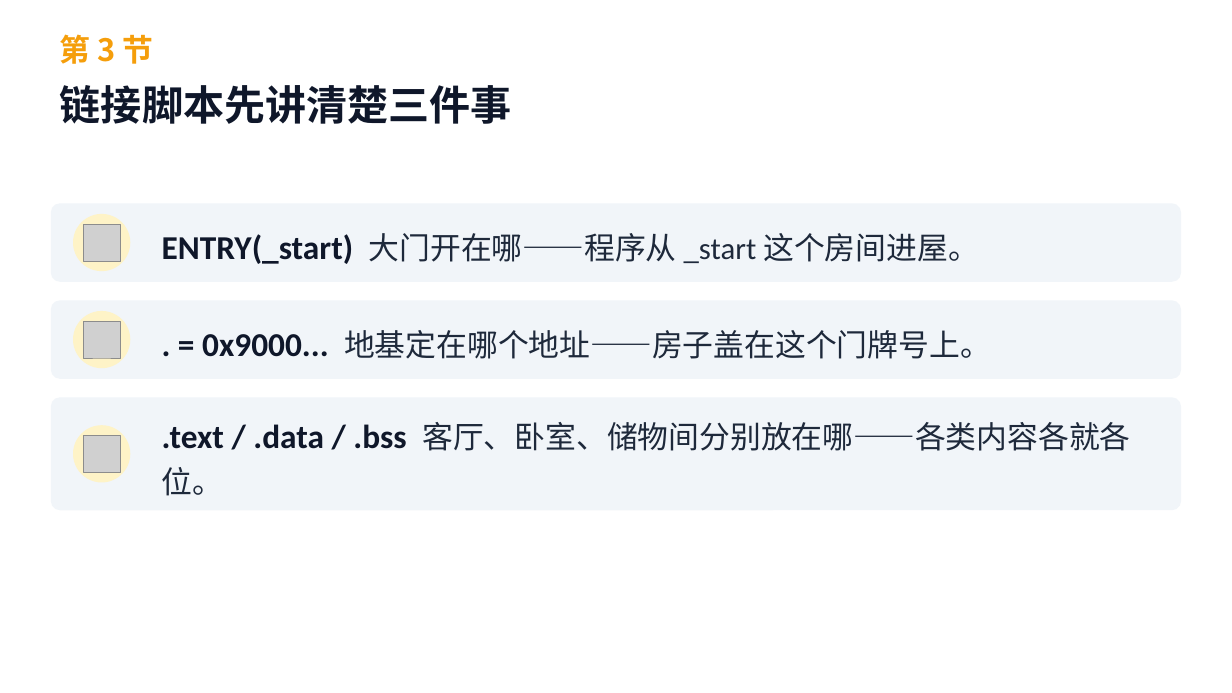
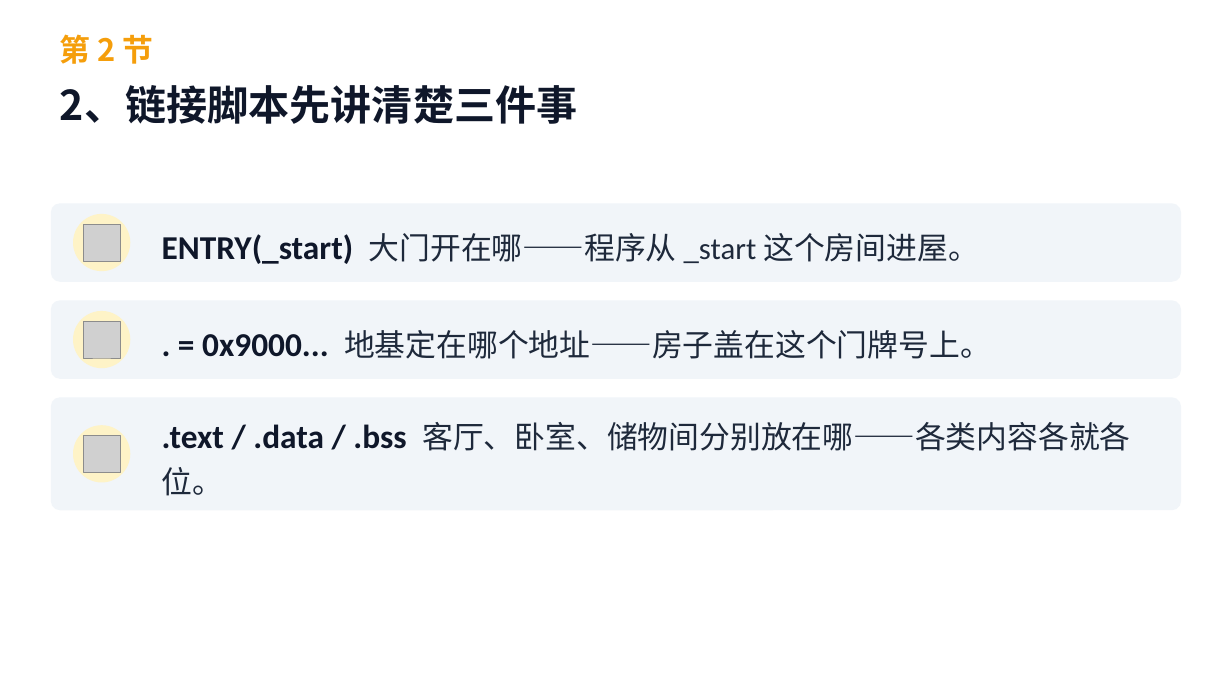
Before and after one commit to cxi218447-byte/miniOS, a slide deck: slide 21 of docs/week01/week01_qemu_hello_course.pptx. Drawn at 1232x693 pixels with LibreOffice and Linux fonts; fonts in the diff are those of the drawing; grey boxes stand for pictures. Boxes give left, top, right and bottom in pixels: in the first picture for what was removed or moved away, otherwise in the second. Text is boxed around its words. In the diff, an @@ line names an element or a change of style, - is before the commit and + after.

```diff
--- a/docs/week01/week01_qemu_hello_course.pptx
+++ b/docs/week01/week01_qemu_hello_course.pptx
@@ text at bbox=[60, 34, 154, 64]: text changed @@
-第 3 节
+第 2 节
@@ text at bbox=[60, 85, 578, 124]: text changed @@
-链接脚本先讲清楚三件事
+2、链接脚本先讲清楚三件事
```
Also in this commit, not shown: 32 other slides changed, 5 slides added, 2 slides removed, 16 other files.
